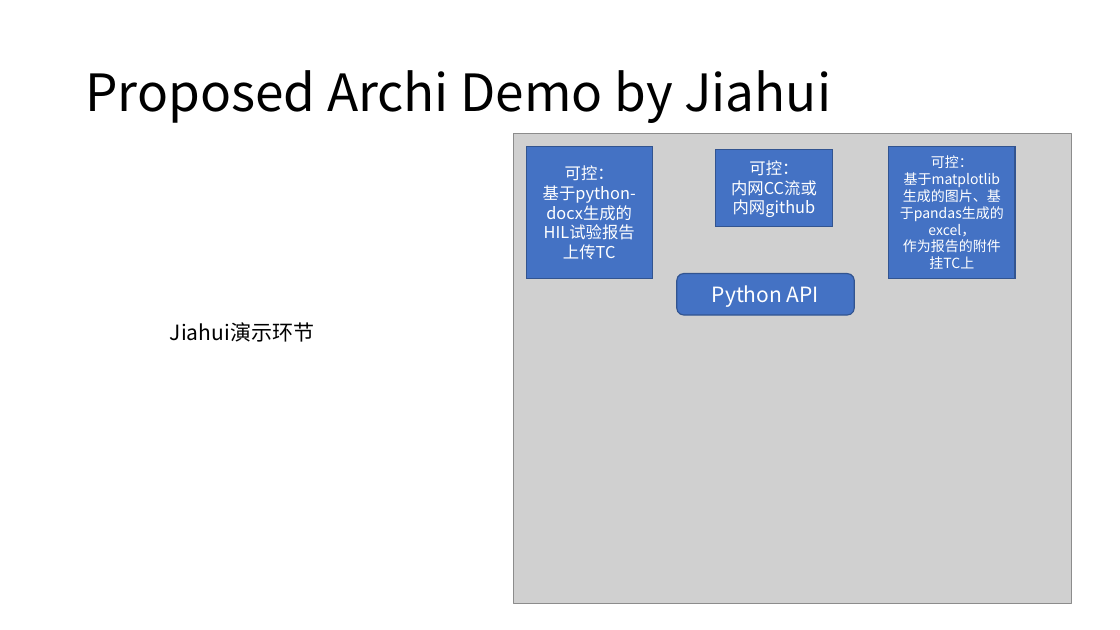
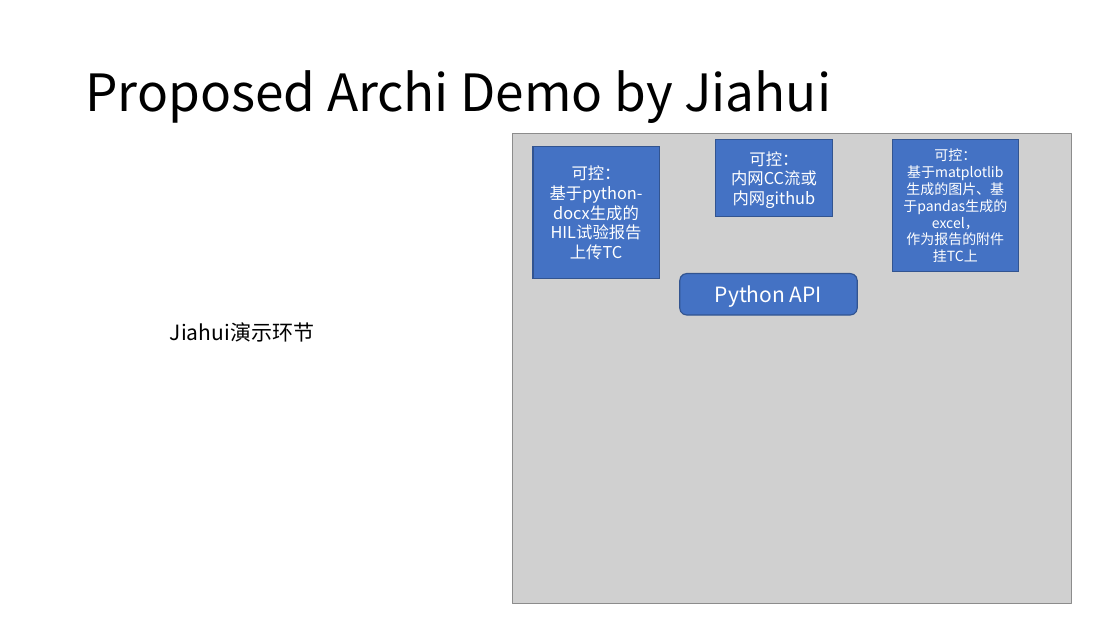
Before and after one commit to Jowitt419/HIL_auto, a slide deck: slide 8 of ni_hil_automation.pptx. Drawn at 1120x630 pixels with LibreOffice and Linux fonts; fonts in the diff are those of the drawing; grey boxes stand for pictures. Boxes give left, top, right and bottom in pixels: in the first picture for what was removed or moved away, otherwise in the second. Text is boxed around its words. In the diff, an @@ line names an element or a change of style, - is before the commit and + after.

Commit message:
updated TestStand Seq and revised HIL_in.csv and ppt

```diff
--- a/ni_hil_automation.pptx
+++ b/ni_hil_automation.pptx
@@ rectangle "可控：": place and size @@
-rectangle "可控：" at bbox=[526, 147, 652, 279]
+rectangle "可控：" at bbox=[534, 147, 660, 279]
@@ rectangle "可控：": place and size @@
-rectangle "可控：" at bbox=[716, 150, 833, 227]
+rectangle "可控：" at bbox=[716, 140, 833, 218]
@@ rectangle "可控：": place and size @@
-rectangle "可控：" at bbox=[889, 147, 1015, 279]
+rectangle "可控：" at bbox=[892, 140, 1018, 272]
```
Also in this commit, not shown: 14 other files.
